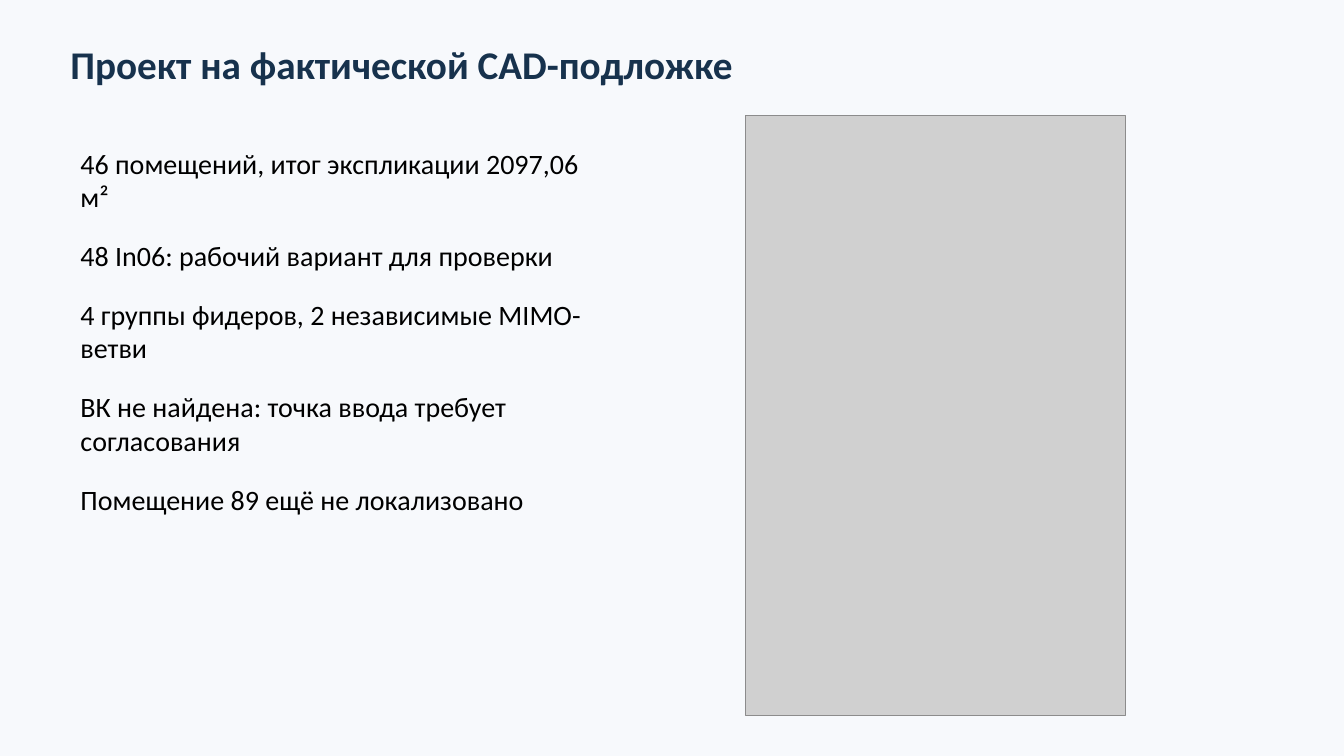
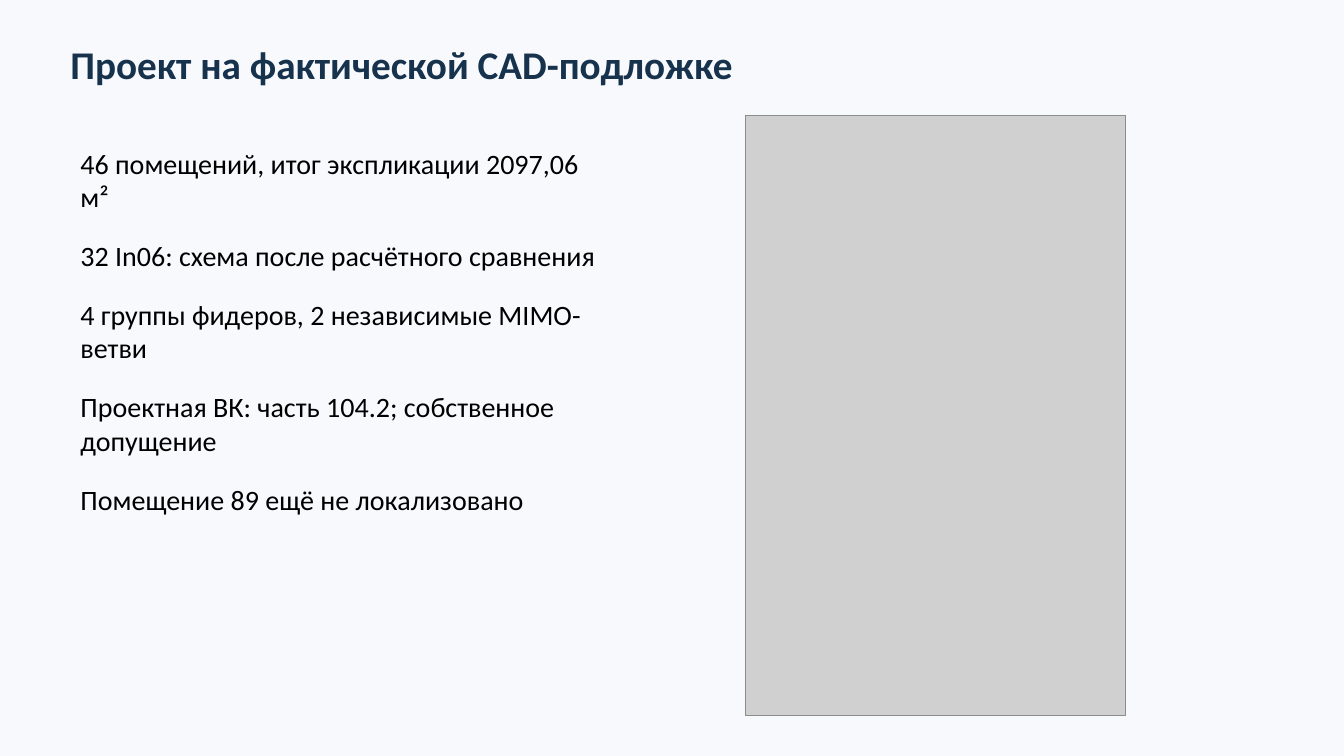
Before and after one commit to abalakovpa/mts-engineer-hack-2026-radio, a slide deck: slide 3 of presentation/defense-draft.pptx. Drawn at 1344x756 pixels with LibreOffice and Linux fonts; fonts in the diff are those of the drawing; grey boxes stand for pictures. Boxes give left, top, right and bottom in pixels: in the first picture for what was removed or moved away, otherwise in the second. Text is boxed around its words. In the diff, an @@ line names an element or a change of style, - is before the commit and + after.

```diff
--- a/presentation/defense-draft.pptx
+++ b/presentation/defense-draft.pptx
@@ text at <box>80,247,595,271</box>: text changed @@
-48 In06: рабочий вариант для проверки
+32 In06: схема после расчётного сравнения
@@ text at <box>80,398,554,456</box>: text changed @@
-ВК не найдена: точка ввода требует согласования
+Проектная ВК: часть 104.2; собственное допущение
```
Also in this commit, not shown: 3 other slides changed, 27 other files.
